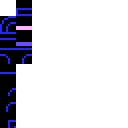
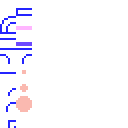
Layered file, before and after one edit (128x128). Changes by layer:
painted on "Background" over (0, 0, 32, 128)
